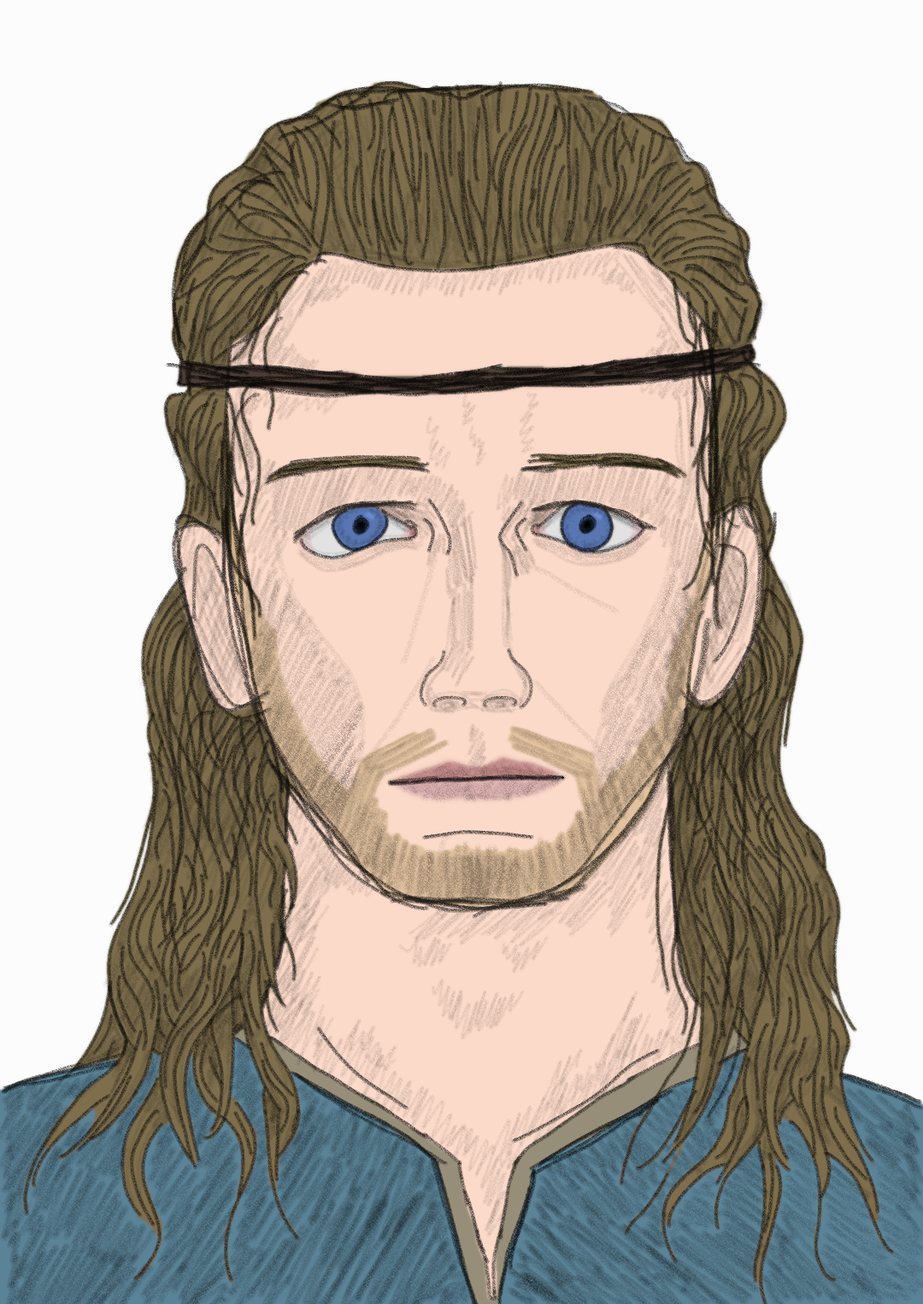
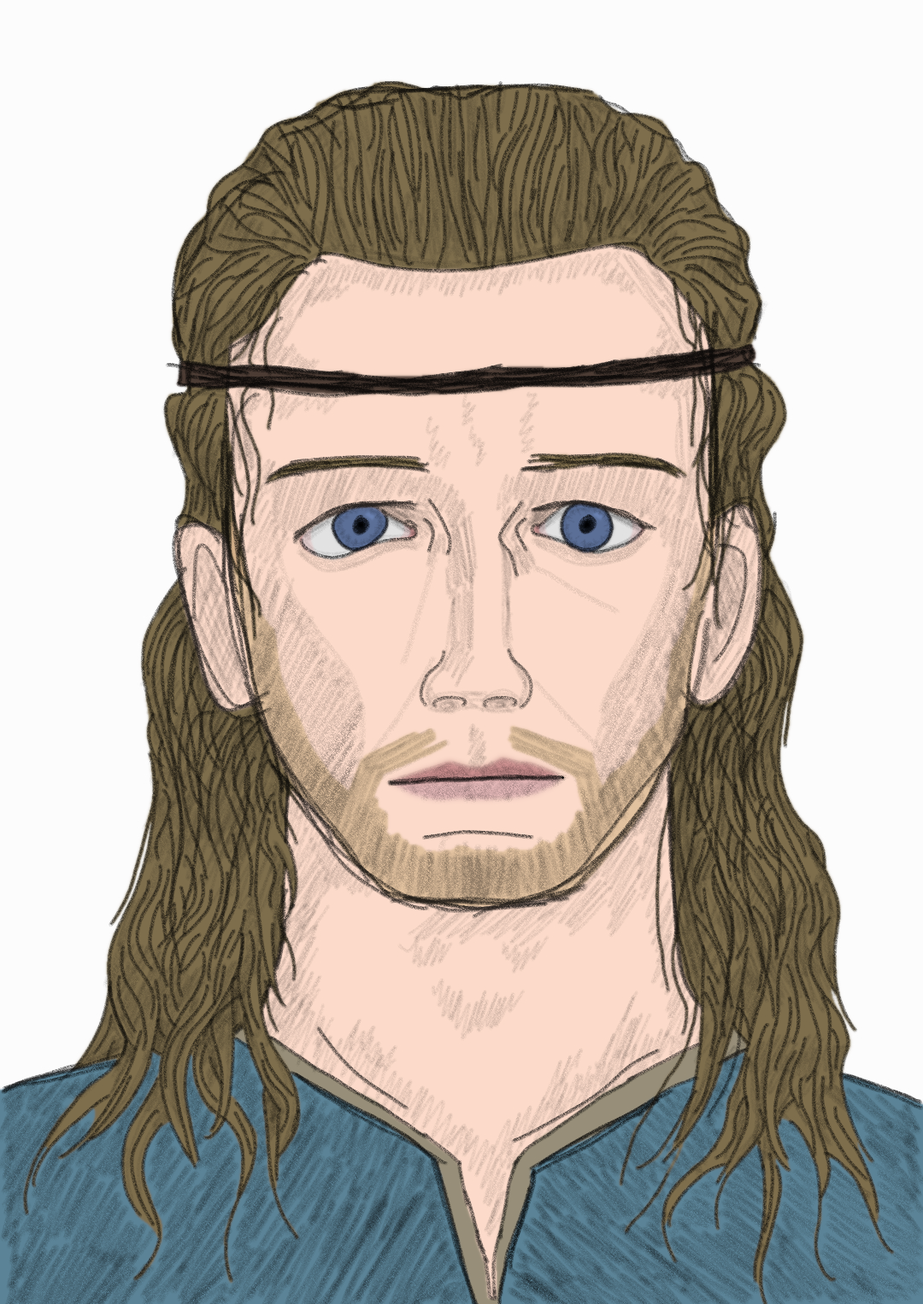
The second 923 x 1304 image is a revision of the first. Changes to its layers:
painted on "color copy" over (332, 503, 613, 554)
